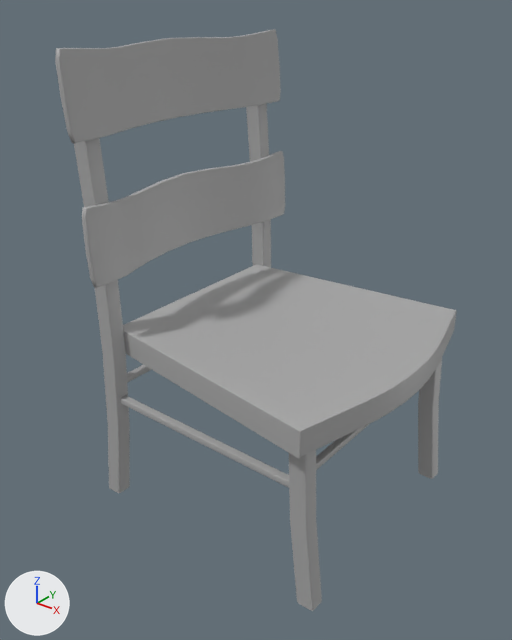
Before and after pictures for a commit that changed the FBX model Assets/Models/FinalModels/Chair_FInal.fbx.
Before and after are seen from a camera (50 mm lens) standing at (0.87, -1.197, 1.176) and looking at (-0.038, -0.062, 0.473). Every picture has the same lights, and +X, +Y and +Z are marked at lower left. Where no turn or scale is listed for an object, it has been applied to the vertices.

Script lines for the objects in view, before the commit:
```python
me_mesh = bpy.data.meshes.new('Mesh')
me_mesh.from_pydata(...)  # 132 vertices, 128 faces; spans x -0.276..0.353, y -0.325..0.325, z -0.03..0.03
me_mesh.materials.append(mat_standardsurface1)  # grey #aaaaaa
me_mesh_001 = bpy.data.meshes.new('Mesh.001')
me_mesh_001.from_pydata(...)  # 224 vertices, 192 faces; spans x -0.318..0.318, y -0.294..0.294, z -0.513..0.513
me_mesh_001.materials.append(mat_standardsurface1)  # grey #aaaaaa
me_mesh_003 = bpy.data.meshes.new('Mesh.003')
me_mesh_003.from_pydata(...)  # 20 vertices, 12 faces; spans x -0.259..0.259, y -0.008..0.008, z -0.008..0.008
me_mesh_003.materials.append(mat_standardsurface1)  # grey #aaaaaa
me_mesh_006 = bpy.data.meshes.new('Mesh.006')
me_mesh_006.from_pydata(...)  # 426 vertices, 424 faces; spans x -0.055..0.014, y -0.339..0.339, z -0.086..0.086
me_mesh_006.materials.append(mat_standardsurface1)  # grey #aaaaaa
me_mesh_007 = bpy.data.meshes.new('Mesh.007')
me_mesh_007.from_pydata(...)  # 426 vertices, 424 faces; spans x -0.051..0.01, y -0.339..0.339, z -0.086..0.086
me_mesh_007.materials.append(mat_standardsurface1)  # grey #aaaaaa
ob_pcube68 = bpy.data.objects.new('pCube68', me_mesh_001)
ob_pcube68.location = (-0.019, -0.003, 0.507)
ob_pcube69 = bpy.data.objects.new('pCube69', me_mesh)
ob_pcube69.location = (-0.013, -0.008, 0.422)
ob_pcube72 = bpy.data.objects.new('pCube72', me_mesh_003)
ob_pcube72.location = (-0.016, -0.278, 0.276)
ob_pcube74 = bpy.data.objects.new('pCube74', me_mesh_006)
ob_pcube74.location = (-0.285, 0.0, 0.969)
ob_pcube75 = bpy.data.objects.new('pCube75', me_mesh_007)
ob_pcube75.location = (-0.261, 0.0, 0.669)
```
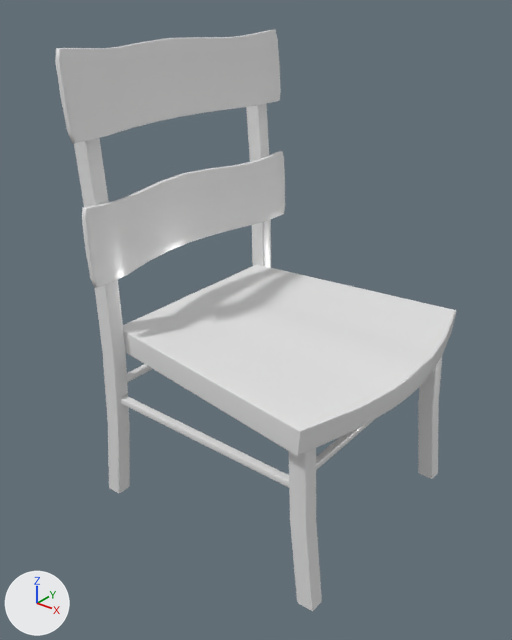
Where the change shows, as pixel boxes [x1, y1, x2, y2] in the pictures (512 x 640 px; the box of a moved part takes in the faces that stretch with it):
'pCube69', reshaped
    before: [123, 264, 457, 458]
    after: [123, 264, 457, 456]
'pCube74', recoloured
    both: [55, 29, 281, 143]
'pCube68', recoloured
    both: [74, 104, 442, 611]
'pCube75', recoloured
    both: [82, 151, 285, 288]
part 1 of me_mesh, moved or reshaped
    before: [123, 264, 457, 458]
    after: [123, 264, 457, 456]
part 2 of me_mesh, recoloured (grey to white)
    both: [123, 265, 453, 433]
part 3 of me_mesh_003, recoloured
    both: [120, 395, 289, 488]

What changed in the scene script:
```text
Add mat_chair_sg:
    mat_chair_sg = principled_material('Chair_SG')
    mat_chair_sg.base_color = (0.8, 0.8, 0.8)  # white #e7e7e7
    mat_chair_sg.roughness = 0.2
Change me_mesh_006:
    where me_mesh_006.from_pydata(...)  # 426 vertices, 424 faces; spans x -0.055..0.014, y -0.339..0.339, z -0.086..0.086
    remove me_mesh_006.materials.append(mat_standardsurface1)  # grey #aaaaaa
    add me_mesh_006.materials.append(mat_chair_sg)  # white #e7e7e7
Change me_mesh_001:
    where me_mesh_001.from_pydata(...)  # 224 vertices, 192 faces; spans x -0.318..0.318, y -0.294..0.294, z -0.513..0.513
    remove me_mesh_001.materials.append(mat_standardsurface1)  # grey #aaaaaa
    add me_mesh_001.materials.append(mat_chair_sg)  # white #e7e7e7
Change me_mesh_003:
    used by ob_pcube72; location = (-0.016, -0.278, 0.276)
    remove me_mesh_003.from_pydata(...)  # 20 vertices, 12 faces; spans x -0.259..0.259, y -0.008..0.008, z -0.008..0.008
    add me_mesh_003.from_pydata(...)  # 20 vertices, 10 faces; spans x -0.259..0.259, y -0.008..0.008, z -0.008..0.008
    me_mesh_003 part 3: 10 faces spanning x -0.259..0.259, y -0.008..0.008, z -0.008..0.008 switch from mat_standardsurface1 (grey #aaaaaa) to mat_chair_sg (white #e7e7e7)
Change me_mesh_007:
    where me_mesh_007.from_pydata(...)  # 426 vertices, 424 faces; spans x -0.051..0.01, y -0.339..0.339, z -0.086..0.086
    remove me_mesh_007.materials.append(mat_standardsurface1)  # grey #aaaaaa
    add me_mesh_007.materials.append(mat_chair_sg)  # white #e7e7e7
Change me_mesh:
    used by ob_pcube69; location = (-0.013, -0.008, 0.422)
    remove me_mesh.from_pydata(...)  # 132 vertices, 128 faces; spans x -0.276..0.353, y -0.325..0.325, z -0.03..0.03
    add me_mesh.from_pydata(...)  # 132 vertices, 130 faces; spans x -0.276..0.353, y -0.325..0.325, z -0.03..0.03
    me_mesh part 1
    4 vertices are removed from x -0.276..0.291, y -0.325..-0.248, z -0.029..-0.025
    7 faces are deleted
    18 vertices in x -0.275..-0.271, y -0.121..0.135, z -0.03..-0.029 move by (0.005, 0.0, 0.0)
    12 vertices in x -0.276..-0.271, y -0.122..0.134, z 0.025..0.03 move by (0.0, 0.0, -0.001)
    9 vertices in x -0.276, y -0.121..0.135, z -0.025 move by (0.004, 0.0, 0.0)
    8 vertices in x 0.337..0.348, y -0.122..0.122, z 0.025..0.03 move by (0.0, 0.0, -0.005)
    5 vertices in x 0.337..0.347, y 0.041..0.122, z -0.03..-0.025 move by (-0.005, -0.001, 0.0)
    5 vertices in x 0.337..0.347, y -0.122..-0.041, z -0.03..-0.025 move by (-0.005, 0.001, 0.0)
    41 vertices move from x -0.276..0.353, y -0.324..0.325, z -0.03..0.03 to x -0.276..0.349, y -0.318..0.32, z -0.03..0.03
    4 vertices are added at (0.285, -0.322, -0.029), (0.287, -0.324, -0.025), (-0.27, -0.247, -0.028), (-0.272, -0.249, -0.025)
    9 new faces join them
    me_mesh part 2: 121 faces spanning x -0.276..0.353, y -0.325..0.325, z -0.03..0.03 switch from mat_standardsurface1 (grey #aaaaaa) to mat_chair_sg (white #e7e7e7)
```
